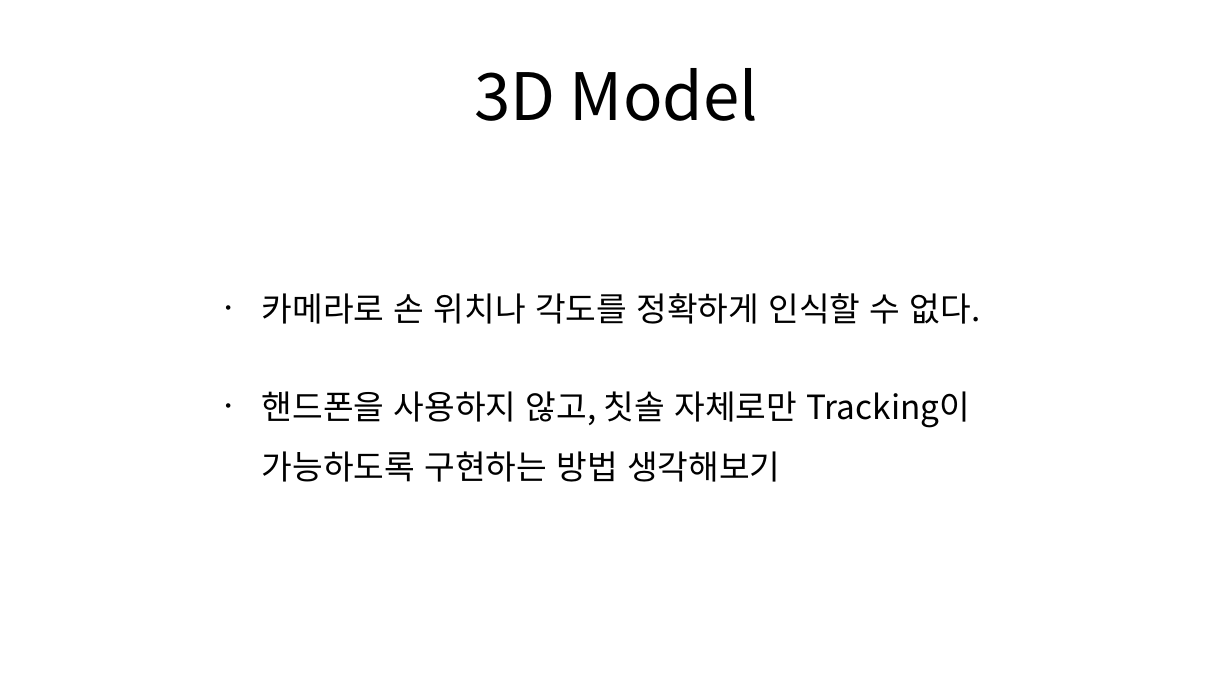
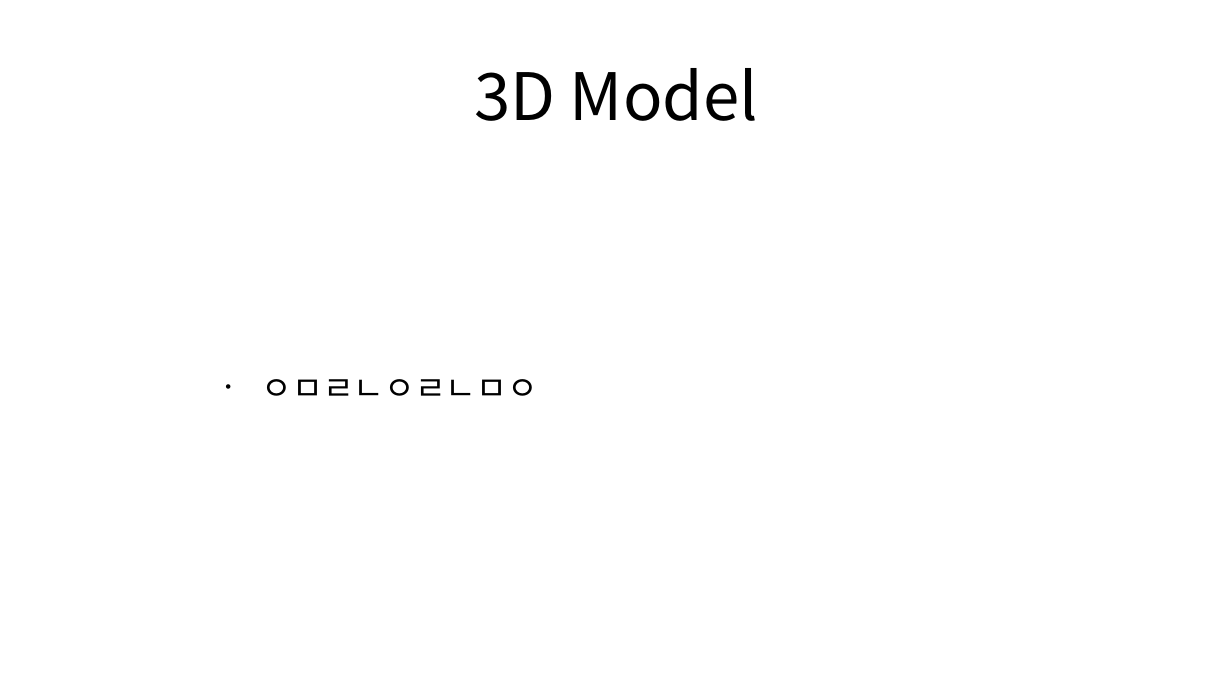
Before and after one commit to Team-Achi/Docs, a slide deck: slide 16 of 캡스톤디자인_5주차 발표자료_5조.pptx. Drawn at 1232x693 pixels with LibreOffice and Linux fonts; fonts in the diff are those of the drawing. Boxes give left, top, right and bottom in pixels: in the first picture for what was removed or moved away, otherwise in the second. Text is boxed around its words. In the diff, an @@ line names an element or a change of style, - is before the commit and + after.

```diff
--- a/캡스톤디자인_5주차 발표자료_5조.pptx
+++ b/캡스톤디자인_5주차 발표자료_5조.pptx
@@ text at (x1=262, y1=379, x2=538, y2=396): text changed @@
-• 카메라로 손 위치나 각도를 정확하게 인식할 수 없다.
-• 핸드폰을 사용하지 않고, 칫솔 자체로만 Tracking이 가능하도록 구현하는 방법 생각해보기
+• ㅇㅁㄹㄴㅇㄹㄴㅁㅇ
```
Also in this commit, not shown: 6 other slides changed.
